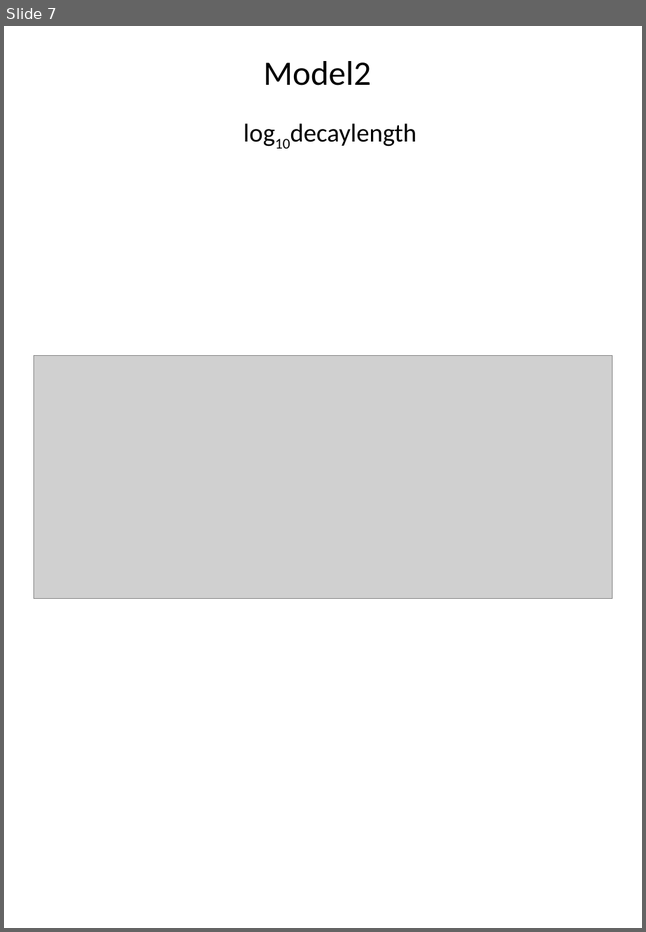
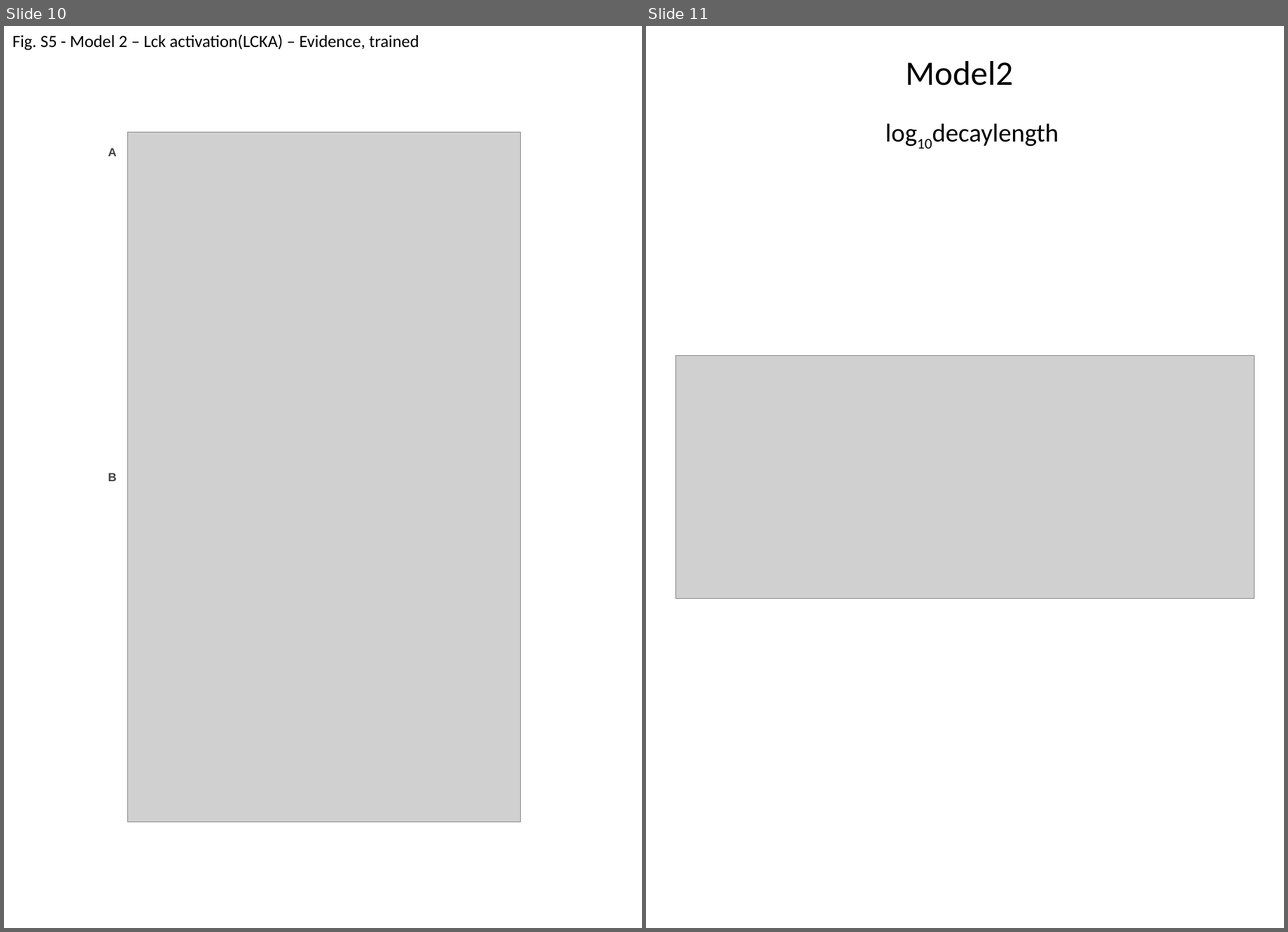
Before and after one commit to yairneveoz/immune-synapse-metamodeling, a slide deck: figures/All figures portrait.pptx. Shown side by side, each under a label of ours: slide 7 before the commit, slides 10 and 11 after it. The pictures are 646x932 and 1288x932 pixels, drawn with LibreOffice and Linux fonts; fonts in the diff are those of the drawing; grey boxes stand for pictures. Boxes give left, top, right and bottom in pixels: in the first picture for what was removed or moved away, otherwise in the second. Text is boxed around its words. In the diff, an @@ line names an element or a change of style, - is before the commit and + after.

Commit message:
figures update

```diff
--- a/figures/All figures portrait.pptx
+++ b/figures/All figures portrait.pptx
@@ slide 10 added at [4, 26, 642, 928], background #FFFFFF @@
@@ text added at [12, 34, 418, 50], 16 pt, text #000000 @@
+Fig. S5 - Model 2 – Lck activation(LCKA) – Evidence, trained
@@ text added at [108, 148, 117, 156], 11 pt, text #404040, bold @@
+A
@@ picture added at [128, 132, 521, 822] @@
@@ text added at [108, 473, 117, 481], 11 pt, text #404040, bold @@
+B
@@ what was slide 7 is now slide 11 @@
```
Also in this commit, not shown: 2 slides changed, 16 other slides added, 7 slides removed.
